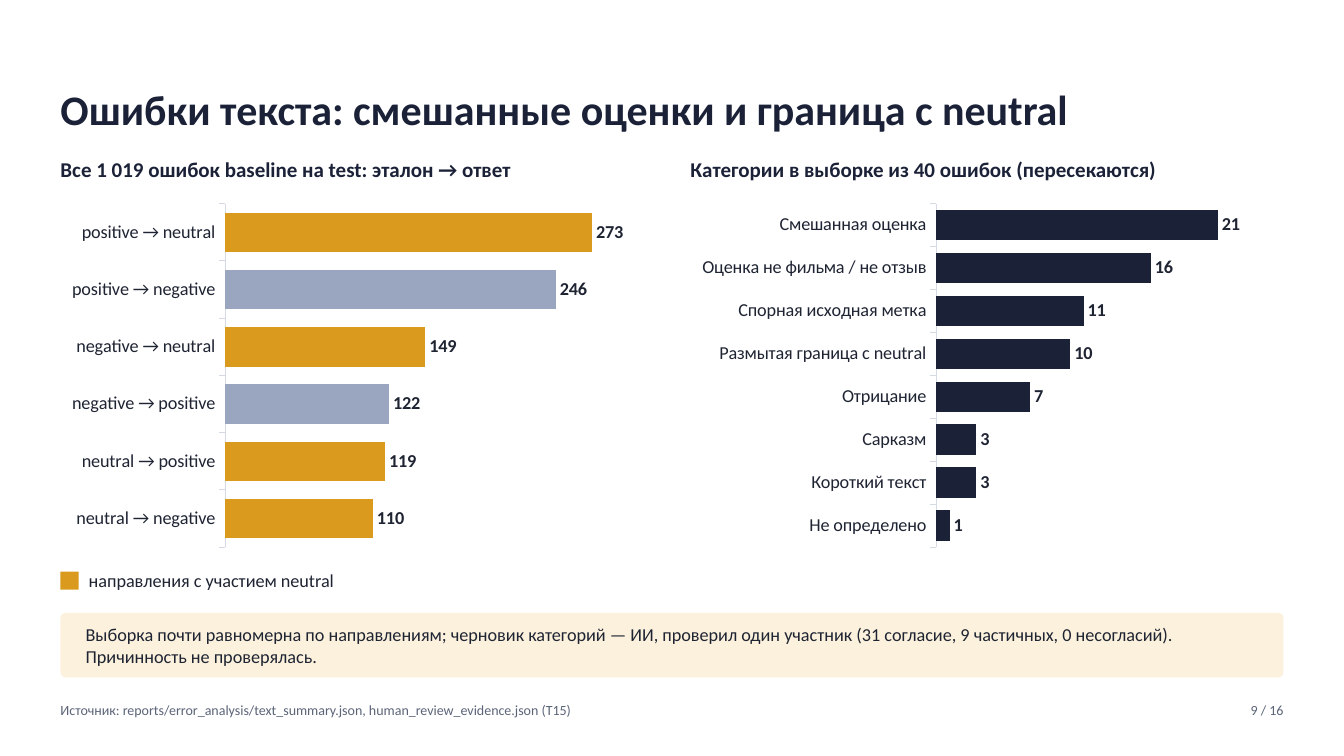
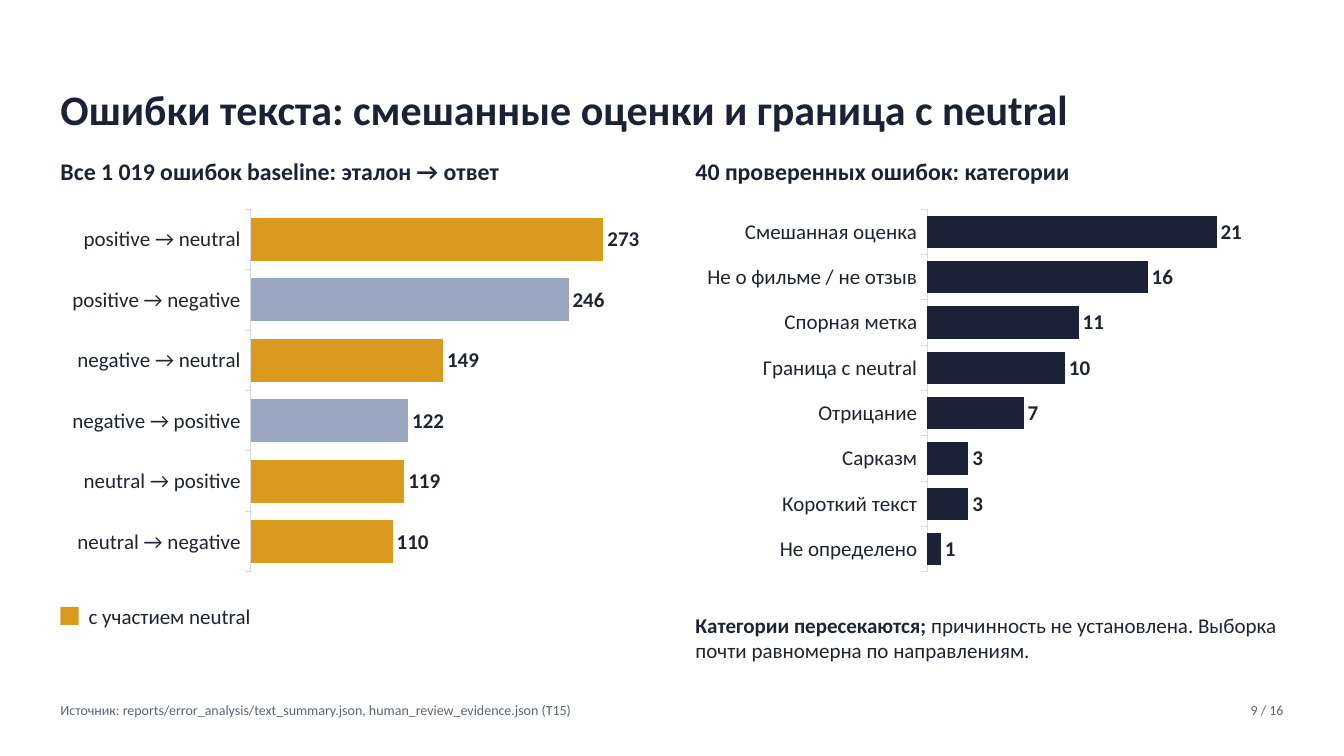
Before and after one commit to ksdergach/ru-review-sentiment-bot, a slide deck: slide 9 of docs/defense/T18_presentation.pptx. Drawn at 1344x756 pixels with LibreOffice and Linux fonts; fonts in the diff are those of the drawing. Boxes give left, top, right and bottom in pixels: in the first picture for what was removed or moved away, otherwise in the second. Text is boxed around its words. In the diff, an @@ line names an element or a change of style, - is before the commit and + after.

```diff
--- a/docs/defense/T18_presentation.pptx
+++ b/docs/defense/T18_presentation.pptx
@@ text at bbox=[60, 163, 499, 180]: text changed; size 15 to 17 pt @@
-Все 1 019 ошибок baseline на test: эталон → ответ
+Все 1 019 ошибок baseline: эталон → ответ
@@ text at bbox=[695, 163, 1070, 184]: text changed; size 15 to 17 pt @@
-Категории в выборке из 40 ошибок (пересекаются)
+40 проверенных ошибок: категории
@@ bar chart at bbox=[60, 202, 650, 580] @@
@@ category axis changed @@
@@ bar spacing changed @@
@@ lettering changed @@
@@ bar chart: place and size @@
-bar chart at bbox=[60, 197, 640, 555]
+bar chart at bbox=[60, 202, 650, 580]
@@ bar chart at bbox=[696, 202, 1284, 580] @@
-categories: Смешанная оценка, Оценка не фильма / не отзыв, Спорная исходная метка, Размытая граница с neutral, Отрицание, Сарказм, Короткий текст, Не определено
+categories: Смешанная оценка, Не о фильме / не отзыв, Спорная метка, Граница с neutral, Отрицание, Сарказм, Короткий текст, Не определено
@@ category axis changed @@
@@ lettering changed @@
@@ bar chart: place and size @@
-bar chart at bbox=[691, 197, 1284, 555]
+bar chart at bbox=[696, 202, 1284, 580]
@@ rectangle: place and size @@
-rectangle at bbox=[60, 572, 79, 590]
+rectangle at bbox=[60, 607, 79, 625]
@@ rounded rectangle removed at bbox=[60, 613, 1284, 678] @@
@@ text removed at bbox=[86, 628, 1173, 666] @@
-Выборка почти равномерна по направлениям; черновик категорий — ИИ, проверил один участник (31 согласие, 9 частичных, 0 несогласий). Причинность не проверялась.
@@ text at bbox=[89, 609, 250, 628]: text changed; size 13 to 15 pt @@
-направления с участием neutral
+с участием neutral
@@ text added at bbox=[695, 618, 1276, 662], 15 pt, text #1F2433 @@
+Категории пересекаются; причинность не установлена. Выборка почти равномерна по направлениям.
```
Also in this commit, not shown: 5 other slides changed, 4 other files.
